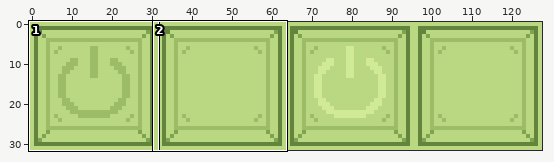
Edited in one commit: sprite sheet (images/omni/GB_goal.png). Above: a wide view before the commit, with the close-up outlined.
Close-up. Before:
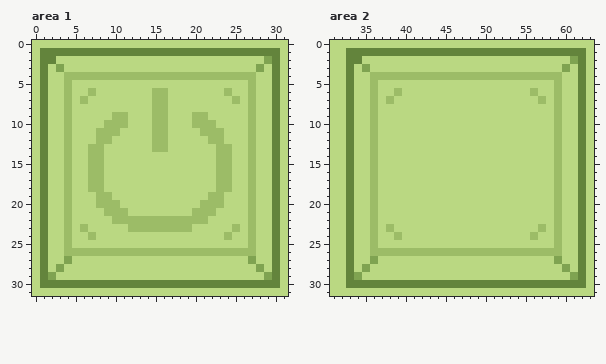
The file is 128x32 pixels. Colours within 5 levels of each other are drawn and written as one. Shown: area 1: x 0..31, y 0..31; area 2: x 31..63, y 0..31. The commit also changed other parts of the picture, which this record leaves out.
Once edited:
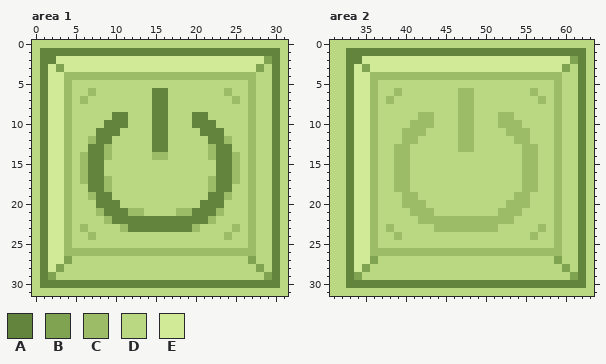
Palette (. is transparent): A #63843c  B #7fa351  C #9cbc67  D #bad882  E #d0ea98
What changed:
Changed rows in their new state; - is an unchanged pixel.
Area 1:
first column x 2:
 2 -EEEEEEEEEEEEEEEEEEEEEEEEEE
 3 E-EEEEEEEEEEEEEEEEEEEEEEEE-
 4 EE-------------------------
 5 EE-------------------------
 6 EE-----------AA------------
 7 EE-----------AA------------
 8 EE-----------AA------------
 9 EE------AA---AA---AA-------
10 EE-----AAA---AA---AAA------
11 EE----AAA----AA----AAA-----
12 EE---CAA-----AA-----AAC----
13 EE---AAC-----AA-----CAA----
14 EE--CAAC-----CC-----CAAC---
15 EE--CAA--------------AAC---
16 EE--CAA--------------AAC---
17 EE--CAAC------------CAAC---
18 EE---AAC------------CAA----
19 EE---CAA------------AAC----
20 EE----AAA----------AAA-----
21 EE----CAAACC----CCAAAC-----
22 EE-----CAAAAAAAAAAAAC------
23 EE-------CAAAAAAAAC--------
24 EE-------------------------
25 EE-------------------------
26 EE-------------------------
27 EE-------------------------
28 E--------------------------
Area 2:
first column x 34:
 2 -EEEEEEEEEEEEEEEEEEEEEEEEEE
 3 E-EEEEEEEEEEEEEEEEEEEEEEEE-
 4 EE-------------------------
 5 EE-------------------------
 6 EE-----------CC------------
 7 EE-----------CC------------
 8 EE-----------CC------------
 9 EE------CC---CC---CC-------
10 EE-----CCC---CC---CCC------
11 EE----CCC----CC----CCC-----
12 EE----CC-----CC-----CC-----
13 EE---CC------CC------CC----
14 EE---CC--------------CC----
15 EE---CC--------------CC----
16 EE---CC--------------CC----
17 EE---CC--------------CC----
18 EE---CC--------------CC----
19 EE----CC------------CC-----
20 EE----CCC----------CCC-----
21 EE-----CCC--------CCC------
22 EE------CCCCCCCCCCCC-------
23 EE--------CCCCCCCC---------
24 EE-------------------------
25 EE-------------------------
26 EE-------------------------
27 EE-------------------------
28 E--------------------------
Changed places in both close-ups, as pixel boxes (x1, y1, x2, y2):
changed: (48, 56, 264, 272)
changed: (354, 56, 570, 272)
